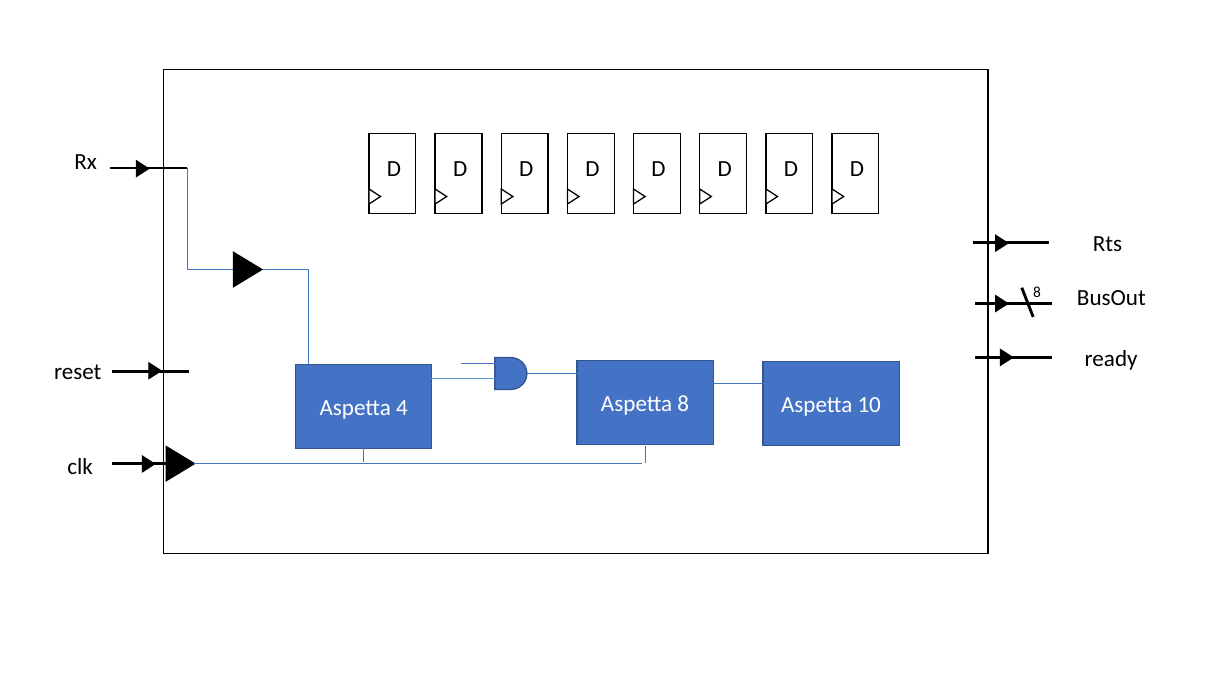
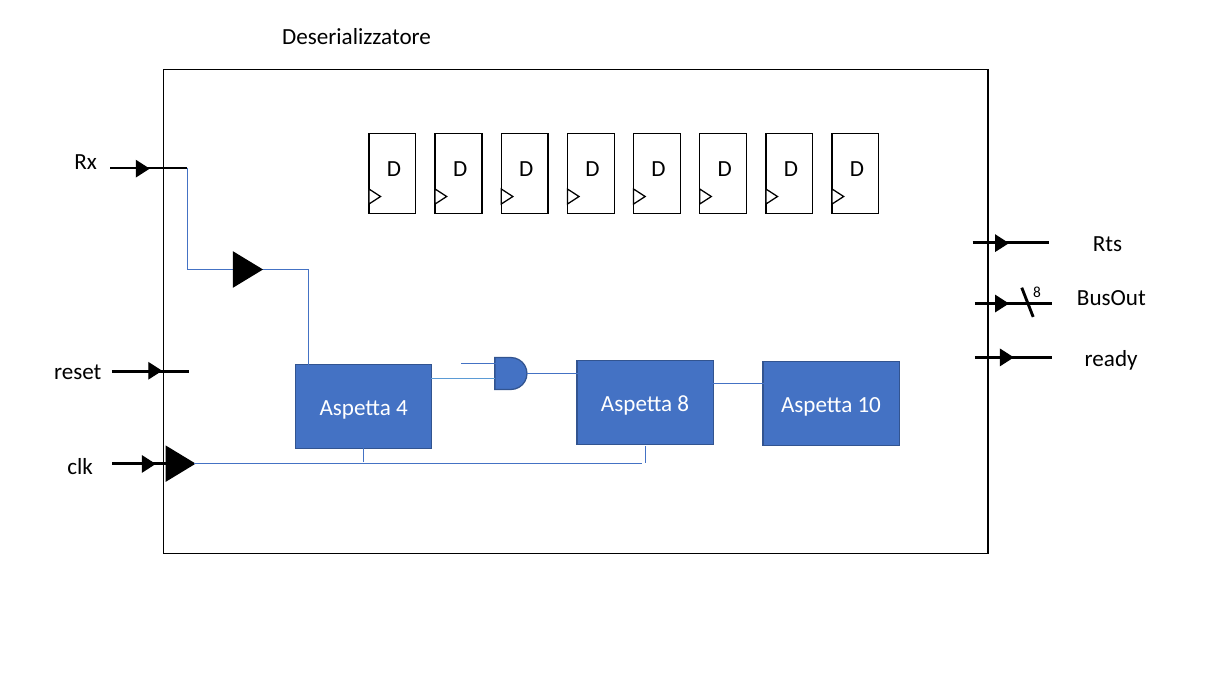
Before and after one commit to FlavioRenzi/UART_Project, a slide deck: slide 4 of UART model.pptx. Drawn at 1232x693 pixels with LibreOffice and Linux fonts; fonts in the diff are those of the drawing. Boxes give left, top, right and bottom in pixels: in the first picture for what was removed or moved away, otherwise in the second. Text is boxed around its words. In the diff, an @@ line names an element or a change of style, - is before the commit and + after.

```diff
--- a/UART model.pptx
+++ b/UART model.pptx
@@ text added at (282,28,431,44), 18 pt, text #000000 @@
+Deserializzatore
```
Also in this commit, not shown: 1 slide added, 1 other file.
